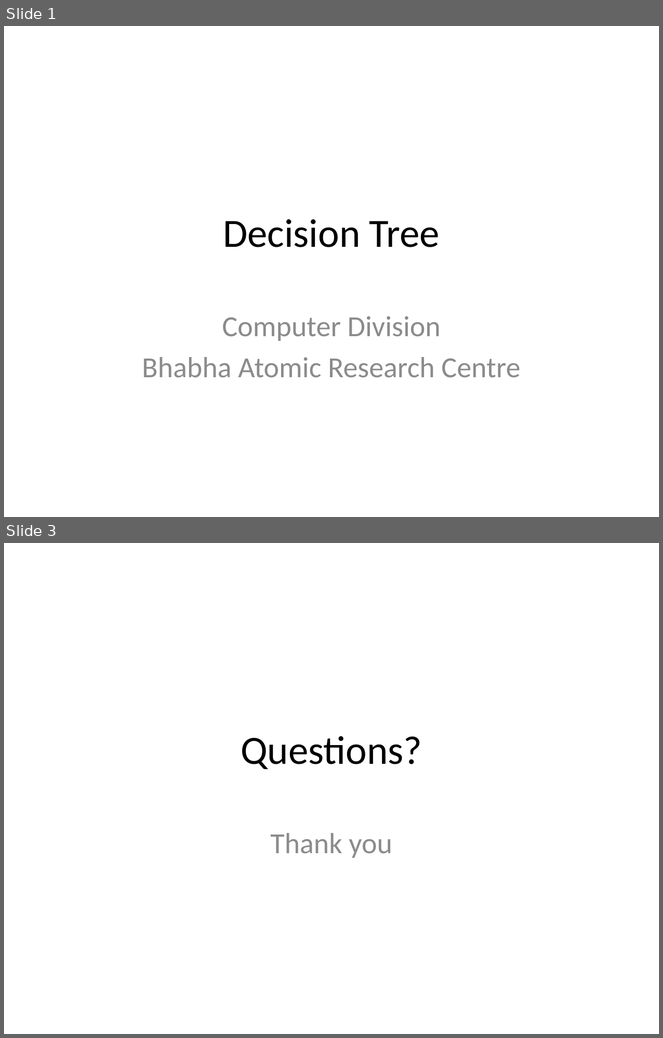
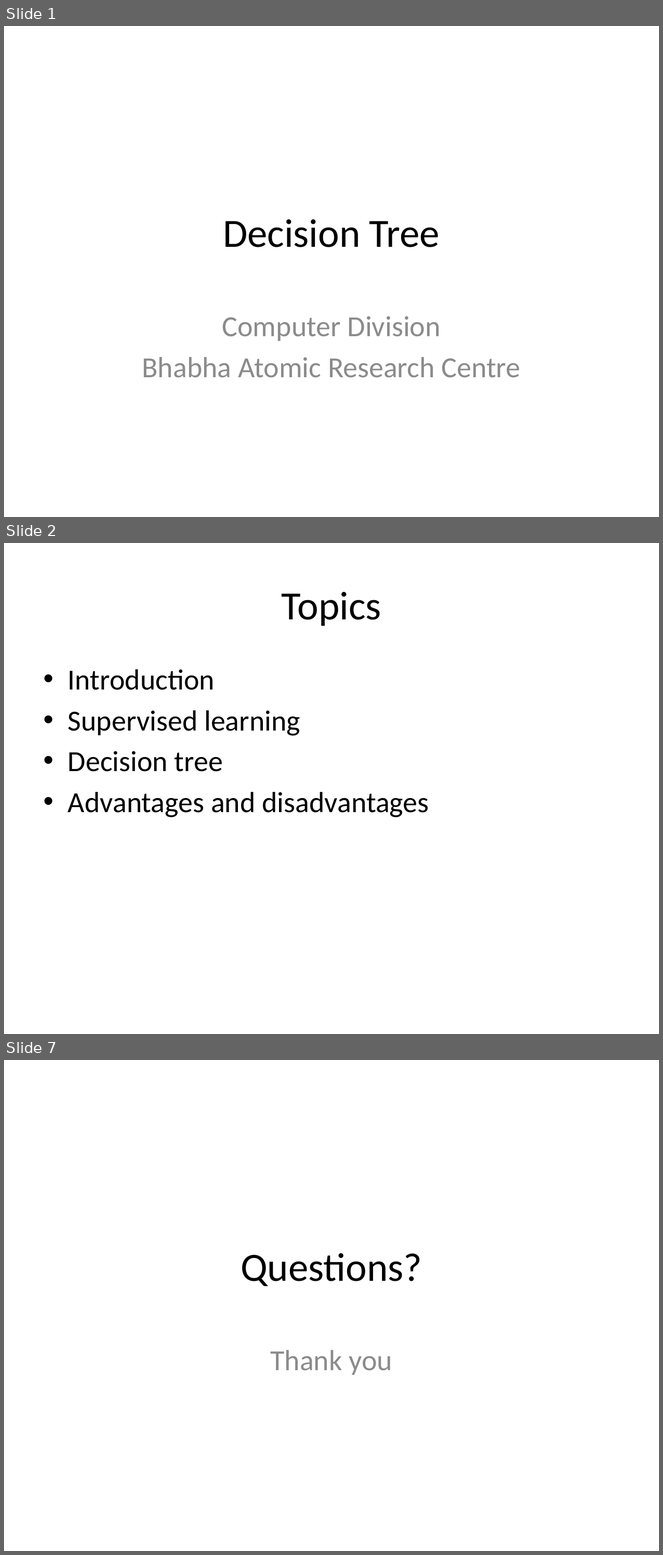
Before and after one commit to look4pritam/ArtificialIntelligence, a slide deck: MachineLearning/DecisionTree.pptx. Shown one above the other, each under a label of ours: slides 1 and 3 before the commit, slides 1, 2 and 7 after it; the slides between them are not shown. The pictures are 663x1038 and 663x1555 pixels, drawn with LibreOffice and Linux fonts; fonts in the diff are those of the drawing. Boxes give left, top, right and bottom in pixels: in the first picture for what was removed or moved away, otherwise in the second. Text is boxed around its words. In the diff, an @@ line names an element or a change of style, - is before the commit and + after.

```diff
--- a/MachineLearning/DecisionTree.pptx
+++ b/MachineLearning/DecisionTree.pptx
@@ slide 2 added at (x1=4, y1=543, x2=659, y2=1034), background #FFFFFF @@
@@ title added at (x1=282, y1=592, x2=382, y2=626), 44 pt, text #000000 @@
+Topics
@@ text added at (x1=68, y1=669, x2=429, y2=818), 32 pt, text #000000 @@
+• Introduction
+• Supervised learning
+• Decision tree
+• Advantages and disadvantages
@@ what was slide 3 is now slide 7 @@
```
Also in this commit, not shown: 4 other slides added, 1 slide removed.
